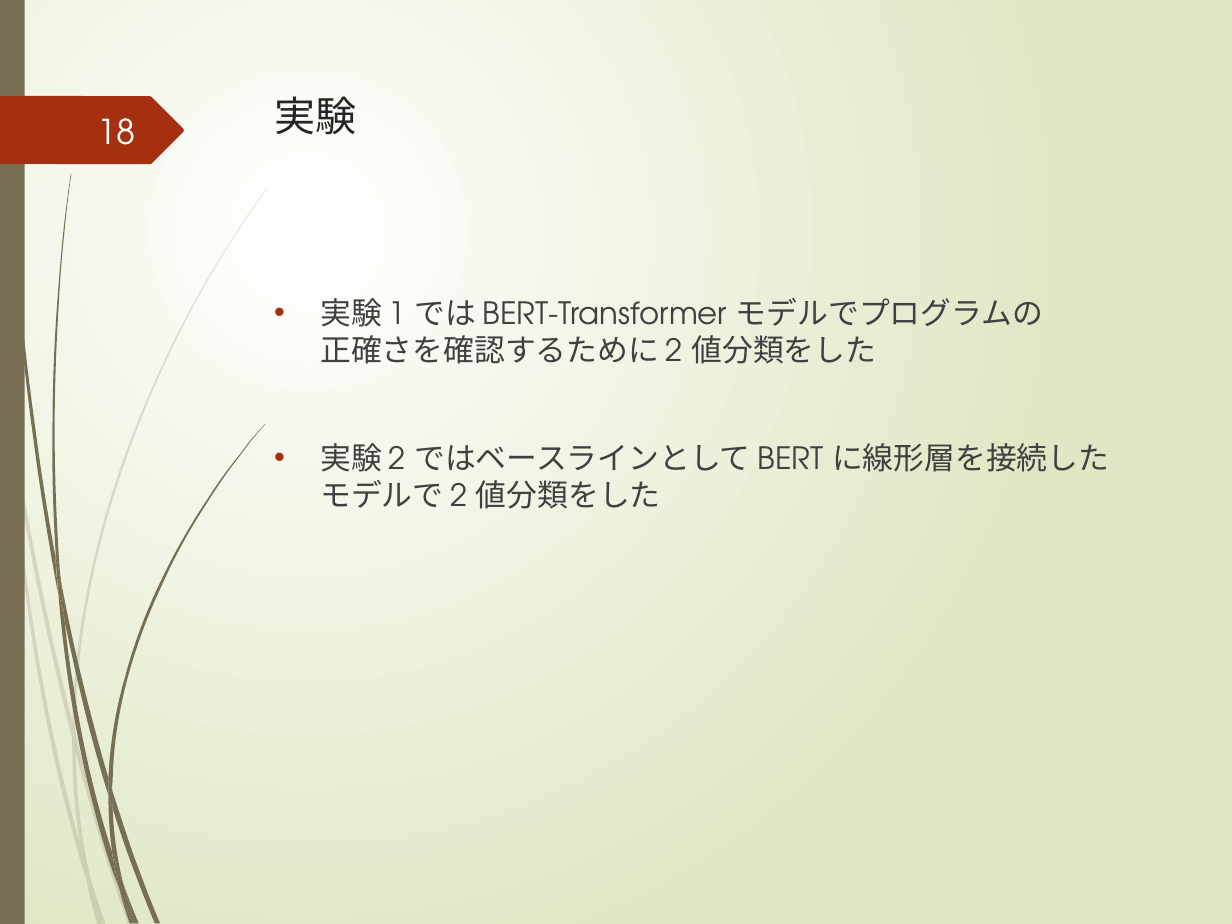
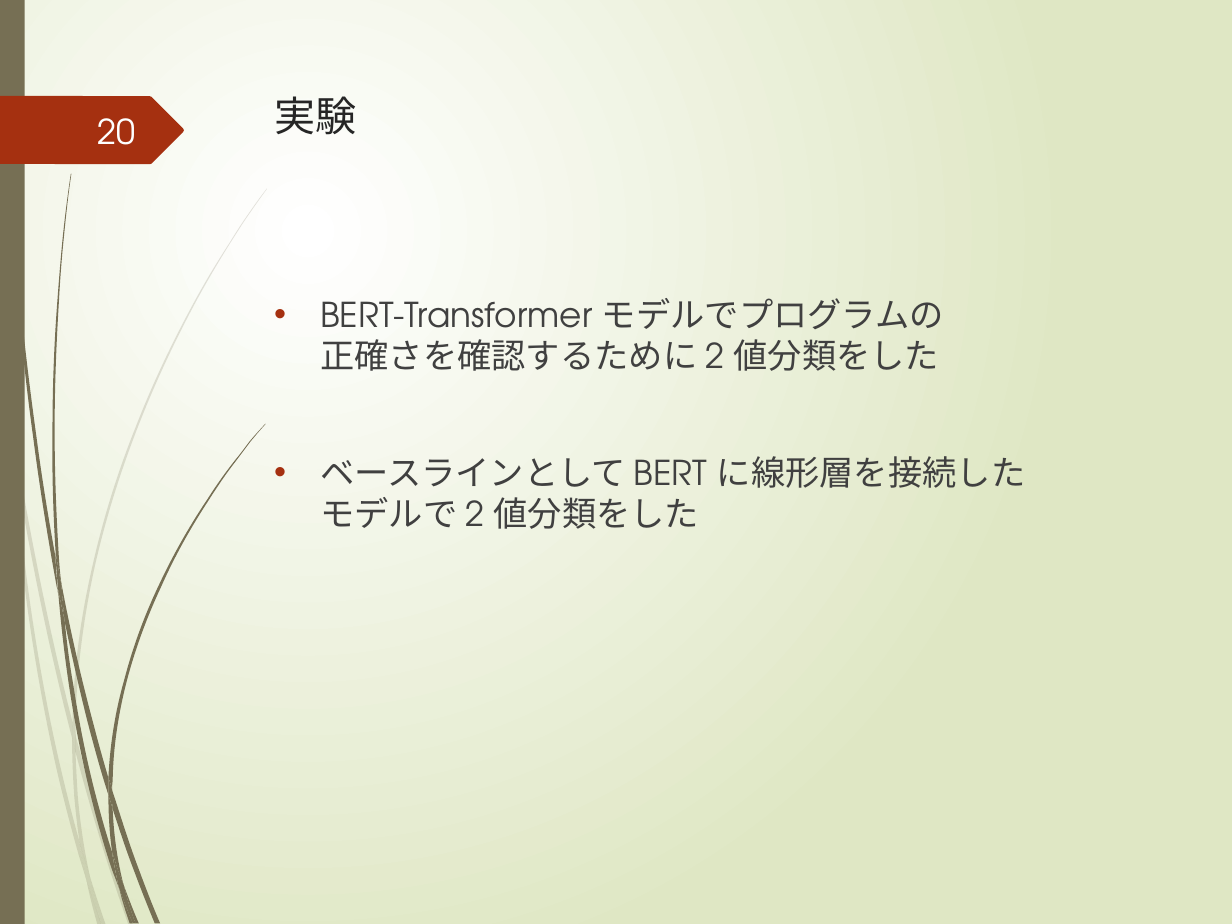
Before and after one commit to yuuki-kusumoto/kusumoto, a slide deck: slide 20 of 2021_prsn_2nd/後期研究発表会.pptx (slide 18 before the commit). Drawn at 1232x924 pixels with LibreOffice and Linux fonts; fonts in the diff are those of the drawing. Boxes give left, top, right and bottom in pixels: in the first picture for what was removed or moved away, otherwise in the second. Text is boxed around its words. In the diff, an @@ line names an element or a change of style, - is before the commit and + after.

```diff
--- a/2021_prsn_2nd/後期研究発表会.pptx
+++ b/2021_prsn_2nd/後期研究発表会.pptx
@@ page number at (97, 118, 135, 145): text changed @@
-18
+20
@@ text at (320, 298, 1025, 529): text changed; size 18 to 20 pt @@
-• 実験 1 では BERT-Transformer モデルでプログラムの
-  正確さを確認するために 2 値分類をした
-• 実験 2 ではベースラインとして BERT に線形層を接続した
-  モデルで 2 値分類をした
+• BERT-Transformer モデルでプログラムの
+  正確さを確認するために 2 値分類をした
+• ベースラインとして BERT に線形層を接続した
+  モデルで 2 値分類をした
```
Also in this commit, not shown: 12 other slides changed, 5 slides added, 2 slides removed.
